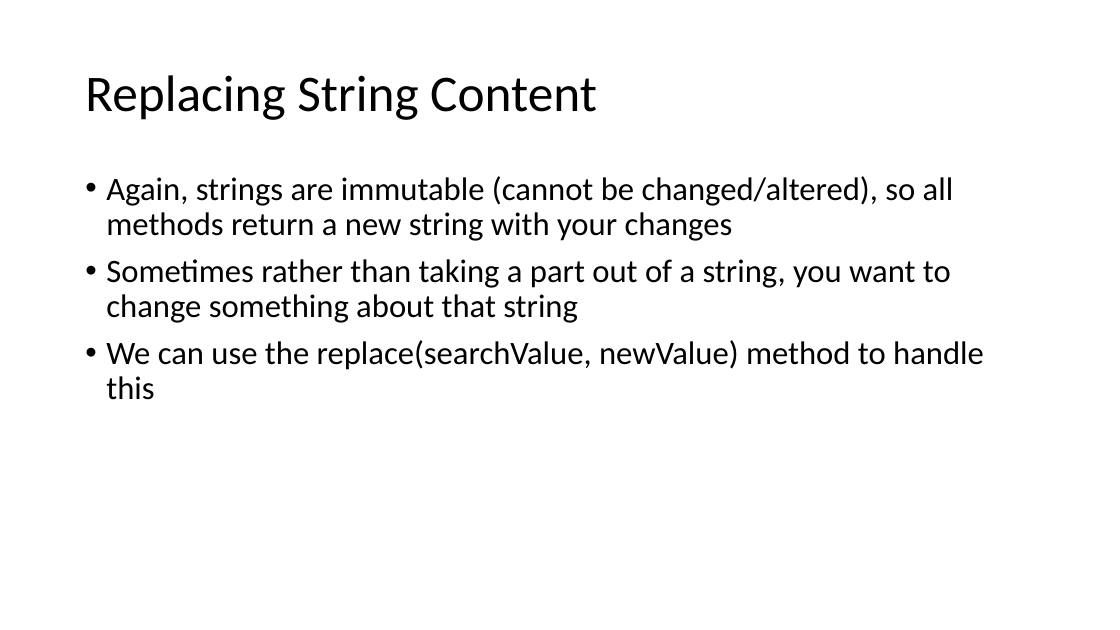
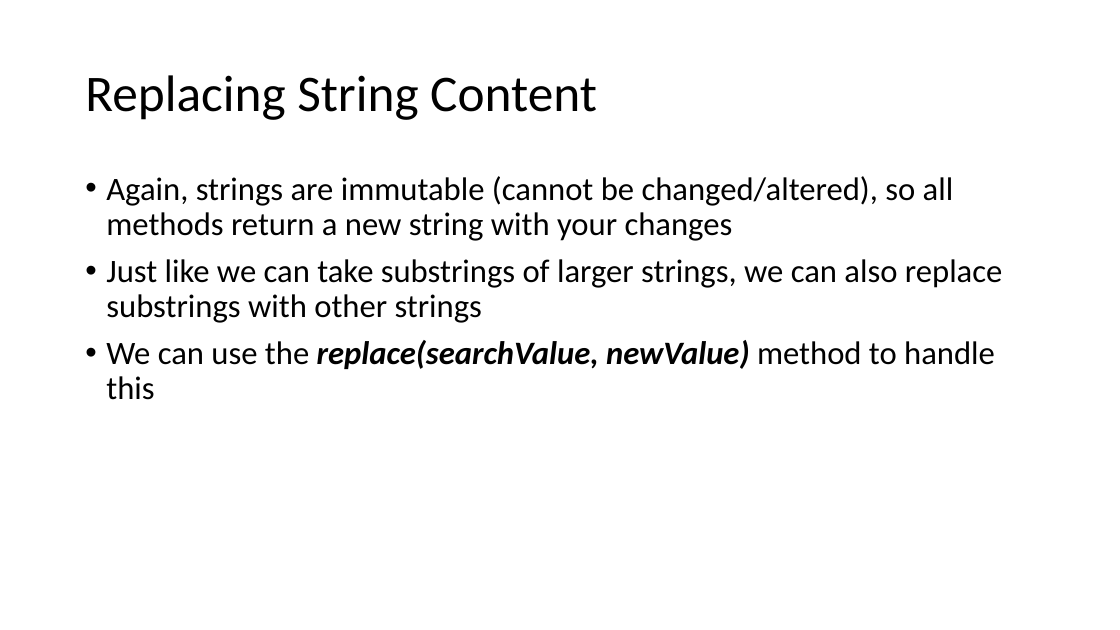
Before and after one commit to YWCANWIL-TechLab/Module4-DataTypes-Day1, a slide deck: slide 21 of slides/Strings.pptx (slide 22 before the commit). Drawn at 1120x630 pixels with LibreOffice and Linux fonts; fonts in the diff are those of the drawing. Boxes give left, top, right and bottom in pixels: in the first picture for what was removed or moved away, otherwise in the second. Text is boxed around its words. In the diff, an @@ line names an element or a change of style, - is before the commit and + after.

```diff
--- a/slides/Strings.pptx
+++ b/slides/Strings.pptx
@@ text at [106, 259, 1002, 323]: text changed @@
-• Sometimes rather than taking a part out of a string, you want to change something about that string
+• Just like we can take substrings of larger strings, we can also replace substrings with other strings
@@ text at [106, 340, 995, 400]: bold on, italic on in "replace(searchValue, newValue)" @@
```
Also in this commit, not shown: 16 other slides changed, 1 slide added, 3 slides removed.
